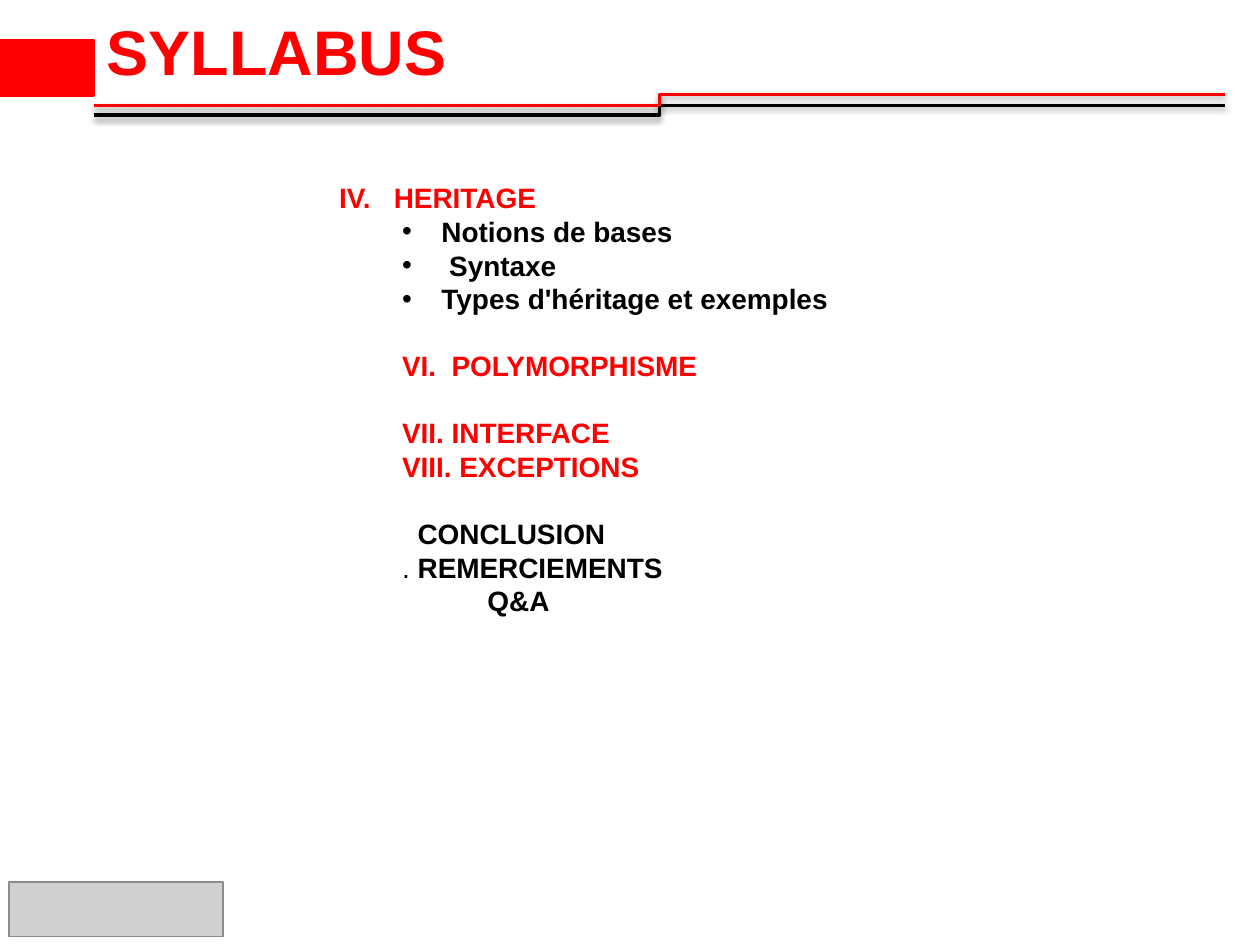
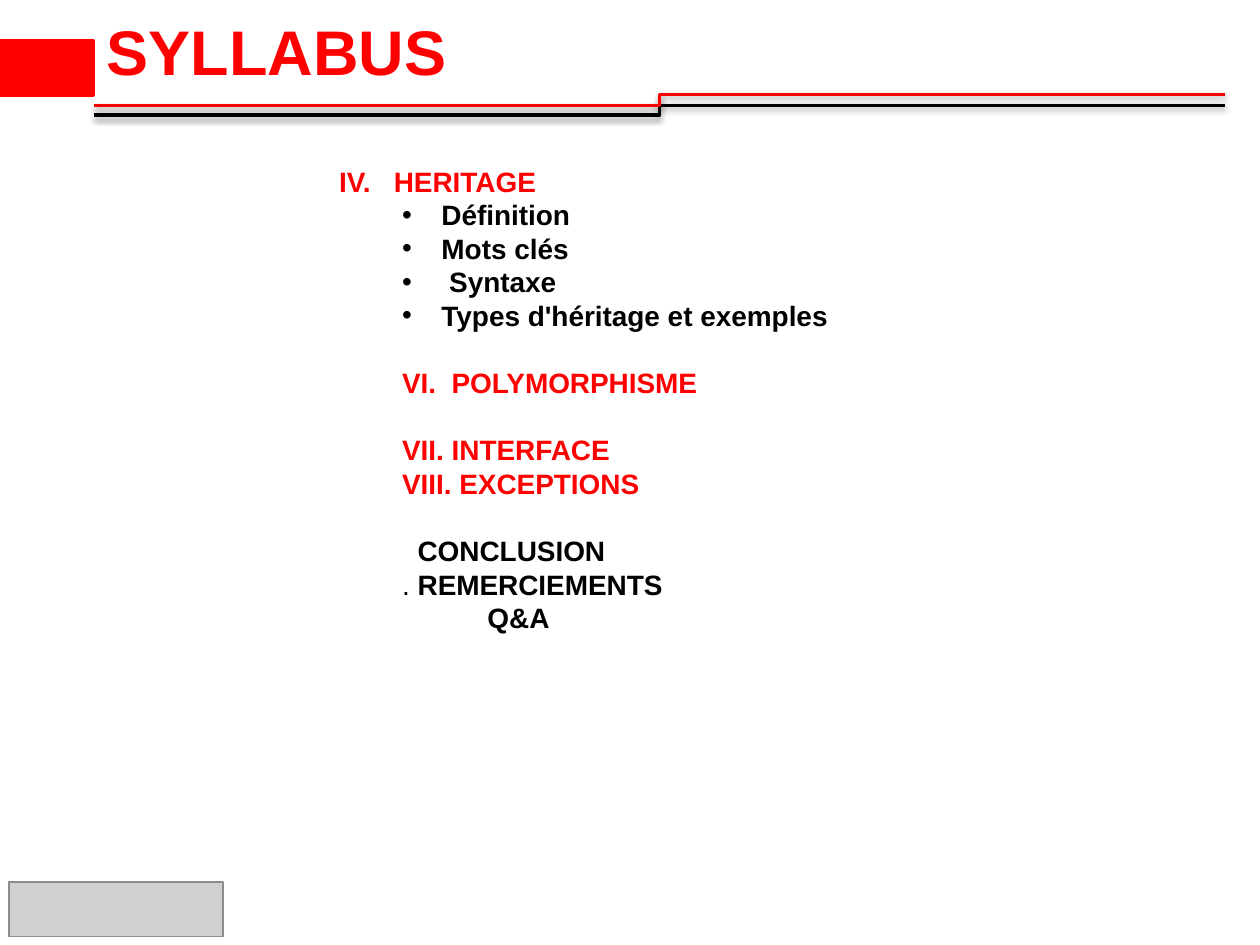
Before and after one commit to 2losky/Poo_Java, a slide deck: slide 3 of java-oop latest.pptx. Drawn at 1260x945 pixels with LibreOffice and Linux fonts; fonts in the diff are those of the drawing; grey boxes stand for pictures; background and template pictures are left out. Boxes give left, top, right and bottom in pixels: in the first picture for what was removed or moved away, otherwise in the second. Text is boxed around its words. In the diff, an @@ line names an element or a change of style, - is before the commit and + after.

Commit message:
Add heritages types images and end section

```diff
--- a/java-oop latest.pptx
+++ b/java-oop latest.pptx
@@ text "IV. HERITAGE": place and size @@
-text "IV. HERITAGE" at <box>339,188,827,617</box>
+text "IV. HERITAGE" at <box>339,172,827,633</box>
@@ text at <box>441,204,570,260</box>: text changed @@
-  • Notions de bases
+  • Définition
+  • Mots clés
```
Also in this commit, not shown: 2 slides added, 2 other files.
